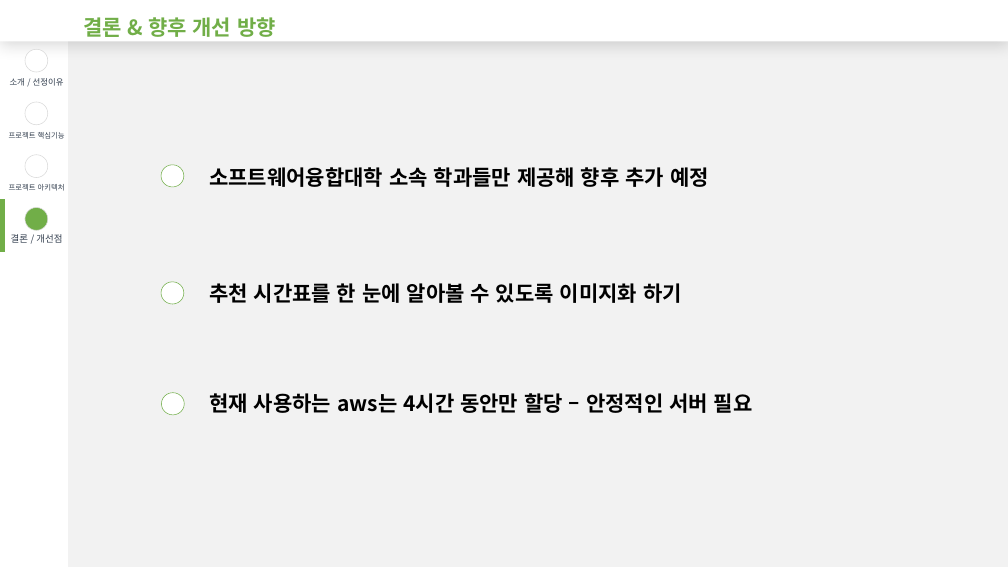
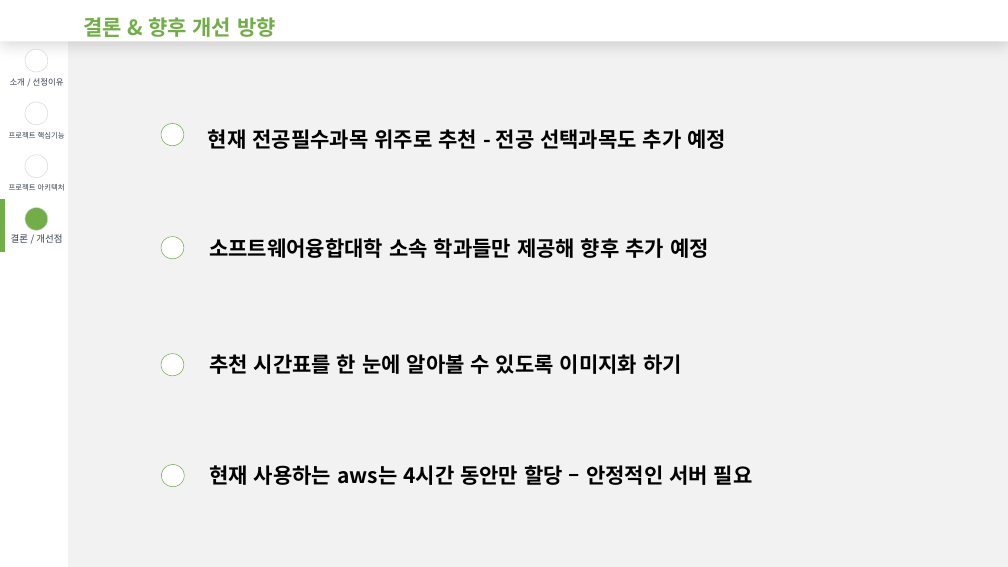
Before and after one commit to ssongms/Recommend_timetable_chatbot, a slide deck: slide 12 of Presentation.pptx. Drawn at 1008x567 pixels with LibreOffice and Linux fonts; fonts in the diff are those of the drawing. Boxes give left, top, right and bottom in pixels: in the first picture for what was removed or moved away, otherwise in the second. Text is boxed around its words. In the diff, an @@ line names an element or a change of style, - is before the commit and + after.

```diff
--- a/Presentation.pptx
+++ b/Presentation.pptx
@@ ellipse added at (x1=161, y1=123, x2=184, y2=145), fill #FFFFFF, outline #71AE48 0.5 pt @@
@@ text added at (x1=208, y1=129, x2=726, y2=149), 20 pt, text #000000, bold @@
+현재 전공필수과목 위주로 추천 - 전공 선택과목도 추가 예정
@@ 3 texts, 3 ellipses moved together from (x1=161, y1=165, x2=753, y2=414) to (x1=161, y1=237, x2=753, y2=486) @@
```
Also in this commit, not shown: 3 other slides changed.
